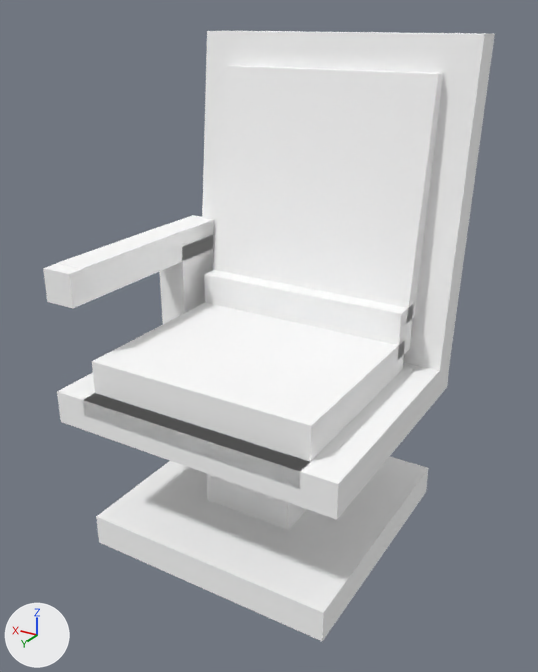
The OBJ model src/main/resources/assets/vandorlabs/models/block/pilot_seat_height_3_arms_1.obj, before and after one commit.
Before and after are seen from a 50 mm camera at (-0.82, 1.66, 1.93) aimed at (0.49, -0.53, 0.83). Lighting does not change. The marker at lower left points along +X, +Y and +Z. The first picture is the older version. Where no turn or scale is listed for an object, it has been applied to the vertices. Vertices at exactly the same position are counted once.

The first picture shows 'pilot_seat_height_3_arms_1'.
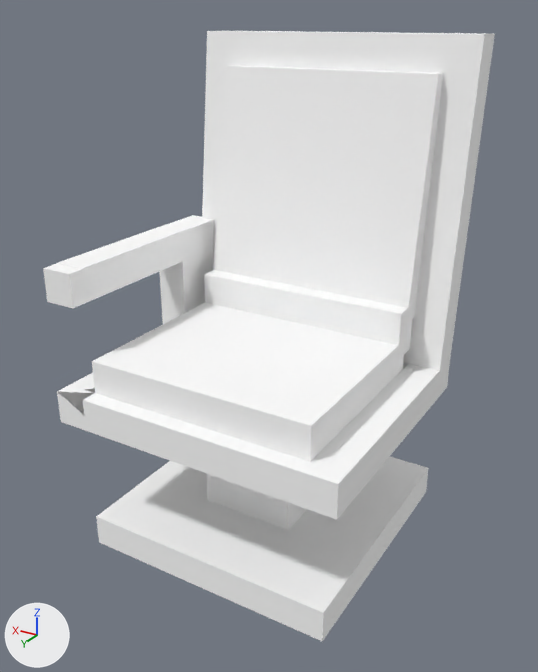
The edits, one by one:
me_pilot_seat_height_3_arms_1 is used by ob_pilot_seat_height_3_arms_1; location (0.0, 0.0, 0.0).
me_pilot_seat_height_3_arms_1 had 84 vertices, 132 faces and spanned x -0.06..1.12, y -1.12..0.0, z 0.0..1.88.
me_pilot_seat_height_3_arms_1 now has 115 vertices, 154 faces and spans x -0.06..1.12, y -1.12..0.0, z 0.0..1.88.
Part 1, on me_pilot_seat_height_3_arms_1:
15 faces are deleted.
25 vertices are added at x -0.06..1.12, y -1.0..0.0, z 0.62..1.31.
6 new vertices lie (0.0, 0.0, 0.06) away from vertices in x -0.06..1.06, y -0.94..0.0, z 0.56..0.88.
25 new faces join them, mat_frame (its picture is missing).
12 new faces join them, mat_fabric (its picture is missing).

Pixel boxes [x1, y1, x2, y2] of what changed, in the pictures (538 x 672 px):
part 1 of me_pilot_seat_height_3_arms_1, cut back
    both: [57, 81, 439, 520]
